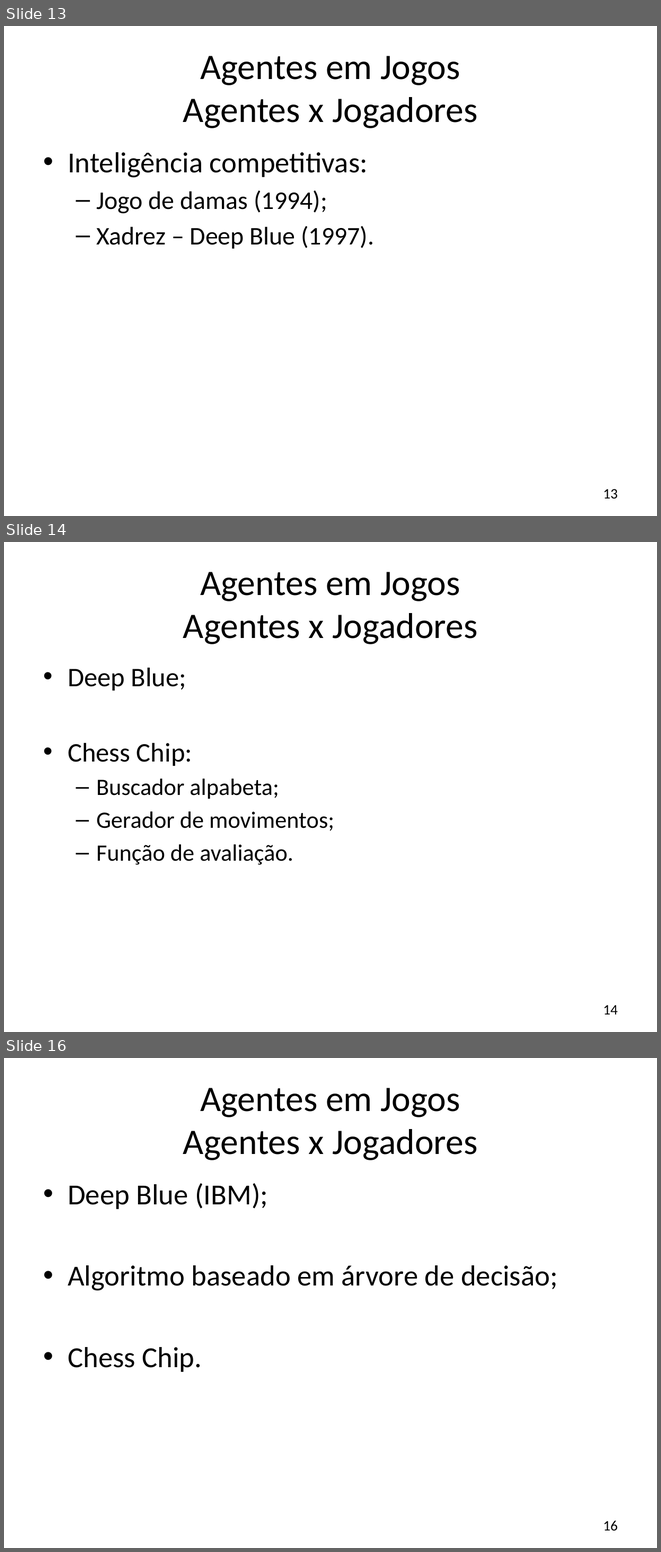
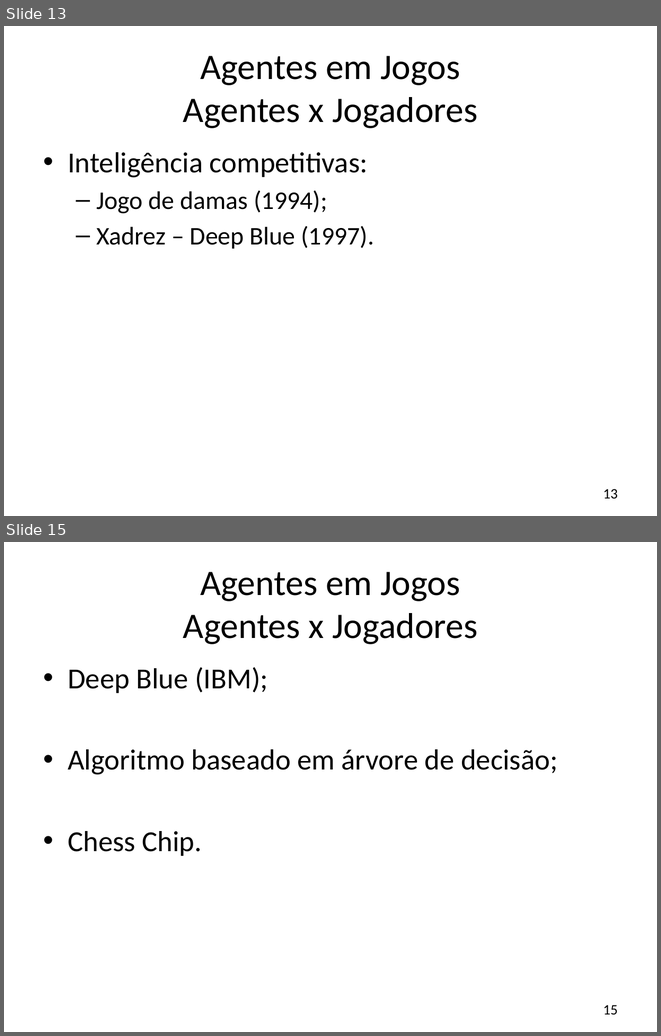
Before and after one commit to JonathanOhara/dissertacao, a slide deck: Apresentação Qualificação.pptx. Shown one above the other, each under a label of ours: slides 13, 14 and 16 before the commit, slides 13 and 15 after it; the slides between them are not shown. The pictures are 661x1552 and 661x1036 pixels, drawn with LibreOffice and Linux fonts; fonts in the diff are those of the drawing; background and template pictures are left out. Boxes give left, top, right and bottom in pixels: in the first picture for what was removed or moved away, otherwise in the second. Text is boxed around its words. In the diff, an @@ line names an element or a change of style, - is before the commit and + after.

```diff
--- a/Apresentação Qualificação.pptx
+++ b/Apresentação Qualificação.pptx
@@ slide 14 removed at bbox=[4, 542, 657, 1032], background #FFFFFF @@
@@ title removed at bbox=[183, 572, 477, 644] @@
-Agentes em Jogos
-Agentes x Jogadores
@@ text removed at bbox=[68, 668, 334, 865] @@
-• Deep Blue;
-• Chess Chip:
-  – Buscador alpabeta;
-  – Gerador de movimentos;
-  – Função de avaliação.
@@ page number removed at bbox=[603, 1005, 618, 1014] @@
-14
@@ what was slide 16 is now slide 15 @@
@@ page number at bbox=[603, 1005, 618, 1014]: text changed @@
-16
+15
```
Also in this commit, not shown: 10 slides changed.
